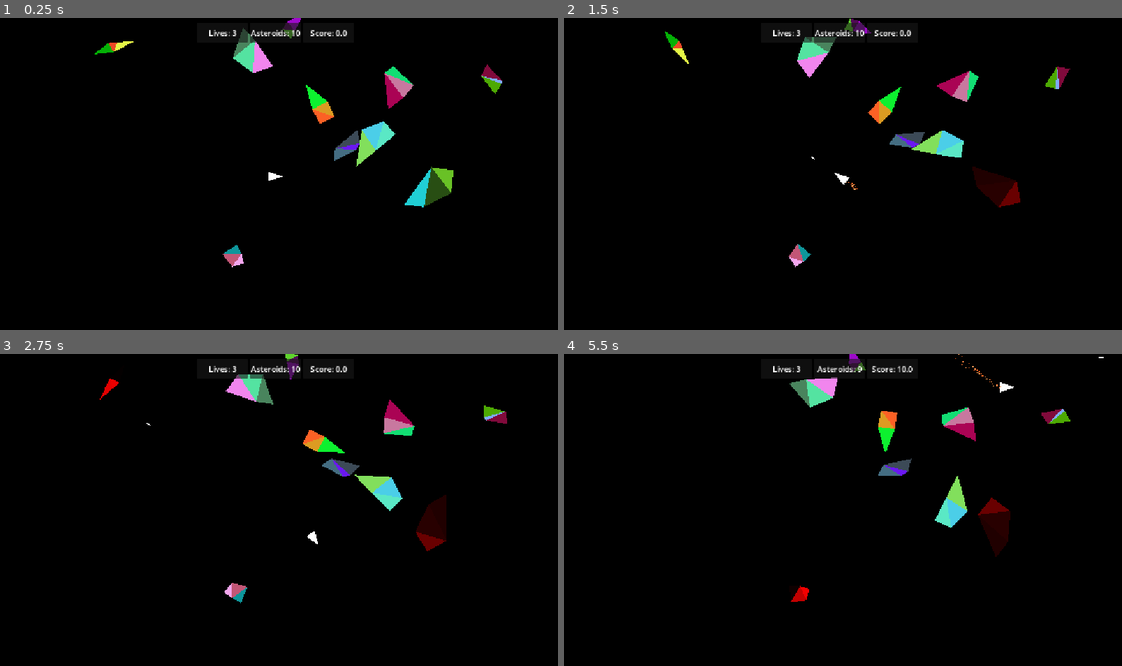
Above: before the commit, frames 1-4 (two rows, left to right).
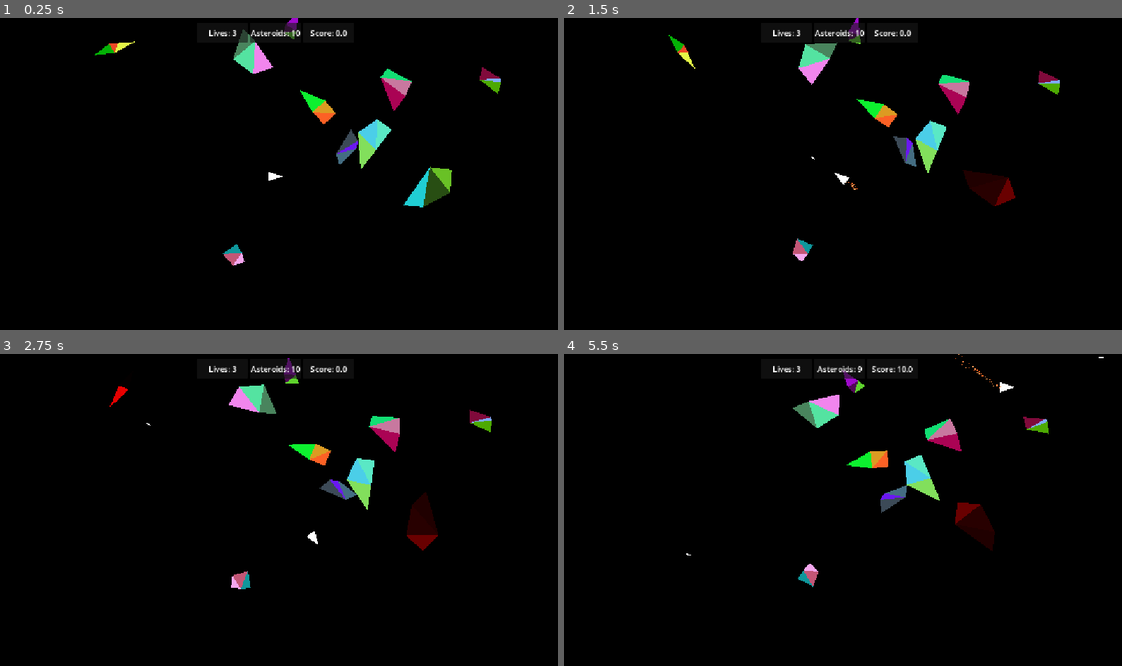
Above: after the commit, the same moments.

Repository: ProudFridge/Asteroids
Game: Godot game, scene res://scenes/game/game.tscn
Same seed, same stepped clock (60 frames per second), same inputs: the game is played once before the commit and once after it.
Inputs (mouse positions are in pixels of both pictures, inside the frame that each line leads up to):
- Up to frame 1 (0.25 s): no input
- Up to frame 2 (1.5 s): tap Enter at 0.5 s; move the mouse to (965, 161) at 0.52 s; hold D (turn_right) 0.53-1.28 s; hold Space (shoot) 0.53-1.28 s; click (965, 161) at 0.67 s; move the mouse to (725, 192) at 1.27 s; hold S (backwards) from 1.28 s (still down); tap Space (shoot) at 1.35 s
- Up to frame 3 (2.75 s): move the mouse to (329, 441) at 2.02 s; release S (backwards) at 2.03 s; hold D (turn_right) from 2.03 s (still down); hold Space (shoot) from 2.03 s (still down); tap Alt at 2.1 s
- Up to frame 4 (5.5 s): move the mouse to (809, 575) at 2.77 s; release D (turn_right) at 2.78 s; release Space (shoot) at 2.78 s; hold W (forwards) 2.78-3.53 s; tap Shift at 2.85 s; click (809, 575) at 2.92 s; tap Space (shoot) at 3.05, 4.35 s; move the mouse to (1010, 559) at 3.52 s; hold Space (shoot) 3.53-4.28 s; hold A (turn_left) 3.53-5.03 s; move the mouse to (670, 466) at 4.27 s; move the mouse to (865, 513) at 5.02 s; hold S (backwards) from 5.03 s (still down); hold Space (shoot) from 5.03 s (still down); tap Alt at 5.1 s; click (865, 513) at 5.17 s

The runs differ from the first frame. In frame 1, 1.0% of the frame differs, in the area x 16-90%, y 0-80%; in frame 2, 3.4%; in frame 3, 4.6%; in frame 4, 5.4%, in the area x 21-91%, y 0-80%.

Commit message:
Replace ShootComponent with a BulletManager, make the asteroids spawn with a random angular velocity and make the asteroids head towards the center

Diff:
--- a/scenes/asteroid/asteroid.gd
+++ b/scenes/asteroid/asteroid.gd
@@ -17,16 +17,16 @@
 func _ready() -> void:
 	polygon = generate_convex_polygon(5, boundingBox)
 	center = get_center()
-	#polygon_2d.uv = get_uv(Vector2(128, 128))
 	collision_polygon.polygon = polygon
 	polygon_2d.polygon = polygon
 	var triangles: Array[Polygon2D] = shatter(false)
 
 	for t: Polygon2D in triangles:
 		add_child(t)
+
 	# Initial movement
-
-	angular_velocity = 1
+	angular_velocity = randf_range(-1, 1)
+	linear_velocity = (get_viewport_rect().size / 2 - position).normalized() * 10
 
 func _draw() -> void:
 	# TODO: come back, polygon is supposed to fit inside the bounding box
@@ -81,7 +81,8 @@
 			shardInstance.position = shardCenter + position
 			shardInstance.linear_velocity = shatterVelocityMultiplier * (shardCenter - center)
 
-			get_tree().root.add_child(shardInstance)
+			#get_tree().root.add_child(shardInstance)
+			get_parent().add_child(shardInstance)
 
 	return triangles
 
--- a/scenes/game/game.tscn
+++ b/scenes/game/game.tscn
@@ -6,6 +6,7 @@
 [ext_resource type="PackedScene" uid="uid://dh2eakv6ikta5" path="res://scenes/managers/asteroid_manager/asteroid_manager.tscn" id="4_kelw5"]
 [ext_resource type="PackedScene" uid="uid://dt5w32stiehqw" path="res://scenes/managers/game_manager/game_manager.tscn" id="5_lfrn8"]
 [ext_resource type="Script" uid="uid://yb8dwdqkpvd5" path="res://scenes/game/ui/lives_label.gd" id="6_5i0tg"]
+[ext_resource type="PackedScene" uid="uid://dekcesve6rso2" path="res://scenes/managers/bullet_manager/bullet_manager.tscn" id="6_kp23o"]
 [ext_resource type="Script" uid="uid://bq0jrxq4w8tr7" path="res://scenes/game/ui/asteroid_count_label.gd" id="7_bdhmt"]
 [ext_resource type="Script" uid="uid://d0q2jesqvby2b" path="res://scenes/game/ui/score_label.gd" id="8_87uf6"]
 [ext_resource type="Script" uid="uid://brhsil1e8wm57" path="res://scenes/game/ui/you_won_label.gd" id="9_2a8rs"]
@@ -28,6 +29,9 @@
 [node name="GameManager" parent="Managers" unique_id=1113349235 node_paths=PackedStringArray("asteroidManager", "player") instance=ExtResource("5_lfrn8")]
 asteroidManager = NodePath("../AsteroidManager")
 player = NodePath("../../Player")
+
+[node name="BulletManager" parent="Managers" unique_id=1104816647 node_paths=PackedStringArray("shooter") instance=ExtResource("6_kp23o")]
+shooter = NodePath("../../Player")
 
 [node name="UI" type="Control" parent="." unique_id=311688332]
 layout_mode = 3
--- /dev/null
+++ b/scenes/managers/bullet_manager/bullet_manager.gd
@@ -0,0 +1,18 @@
+extends Node
+class_name BulletManager
+
+@export var shooter: Player
+
+const BULLET: Resource = preload("uid://c4bego3ny732p")
+
+
+
+
+func _input(event: InputEvent) -> void:
+	if event.is_action_pressed("shoot"):
+		var bulletInstance: Bullet = BULLET.instantiate()
+		bulletInstance.rotation = shooter.rotation
+		bulletInstance.position = shooter.position
+		# make the bullets velocity realistic
+		#bulletInstance.velocity = bulletInstance.speed * Vector2.from_angle(shooter.rotation).normalized() + shooter.velocity
+		add_child(bulletInstance)
--- /dev/null
+++ b/scenes/managers/bullet_manager/bullet_manager.tscn
@@ -0,0 +1,6 @@
+[gd_scene format=3 uid="uid://dekcesve6rso2"]
+
+[ext_resource type="Script" uid="uid://5b03u6nbfm1t" path="res://scenes/managers/bullet_manager/bullet_manager.gd" id="1_mhaau"]
+
+[node name="BulletManager" type="Node" unique_id=1104816647]
+script = ExtResource("1_mhaau")
--- a/scenes/player/player.tscn
+++ b/scenes/player/player.tscn
@@ -1,7 +1,6 @@
 [gd_scene format=3 uid="uid://s0kngucv0cnl"]
 
 [ext_resource type="Script" uid="uid://c22t4omm5wesk" path="res://player.gd" id="1_8afob"]
-[ext_resource type="Script" uid="uid://bvpns05ap0kn7" path="res://scenes/shoot_component/shoot_component.gd" id="2_dovo2"]
 
 [sub_resource type="Curve" id="Curve_8afob"]
 _data = [Vector2(0, 1), 0.0, 0.0, 0, 0, Vector2(1, 0), 0.0, 0.0, 0, 0]
@@ -37,10 +36,5 @@
 scale_amount_curve = SubResource("Curve_8afob")
 color_initial_ramp = SubResource("Gradient_lvxji")
 
-[node name="ShootComponent" type="Node2D" parent="." unique_id=596334675 node_paths=PackedStringArray("shooter")]
-script = ExtResource("2_dovo2")
-shooter = NodePath("..")
-metadata/_custom_type_script = "uid://bvpns05ap0kn7"
-
 [node name="DamageTimer" type="Timer" parent="." unique_id=1806139019]
 one_shot = true
--- a/scenes/shoot_component/shoot_component.gd
+++ /dev/null
@@ -1,17 +0,0 @@
-extends Node2D
-class_name ShootComponent
-
-var bullet: Resource = preload("res://scenes/bullet/bullet.tscn")
-@export var shooter: Player
-
-func shoot() -> void:
-	var bulletInstance: Bullet = bullet.instantiate()
-	bulletInstance.rotation = shooter.rotation
-	bulletInstance.position = shooter.position
-	# make the bullets velocity realistic
-	#bulletInstance.velocity = bulletInstance.speed * Vector2.from_angle(shooter.rotation).normalized() + shooter.velocity
-	get_tree().root.add_child(bulletInstance)
-
-func _input(event: InputEvent) -> void:
-	if event.is_action_pressed("shoot"):
-		shoot()
--- a/scenes/shoot_component/shoot_component.tscn
+++ /dev/null
@@ -1,6 +0,0 @@
-[gd_scene format=3 uid="uid://kqd6jamelr3f"]
-
-[ext_resource type="Script" uid="uid://bvpns05ap0kn7" path="res://scenes/shoot_component/shoot_component.gd" id="1_cmnxb"]
-
-[node name="ShootComponent" type="Node2D" unique_id=1246612854]
-script = ExtResource("1_cmnxb")
Not shown, added: scenes/managers/bullet_manager/bullet_manager.gd.uid
Not shown, removed: scenes/shoot_component/shoot_component.gd.uid
